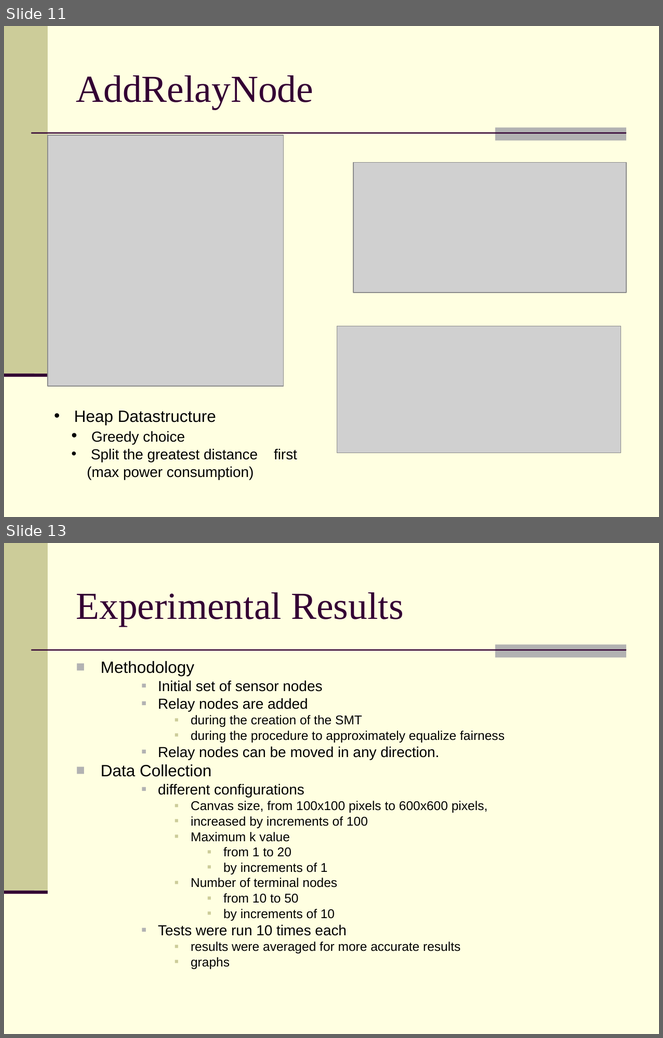
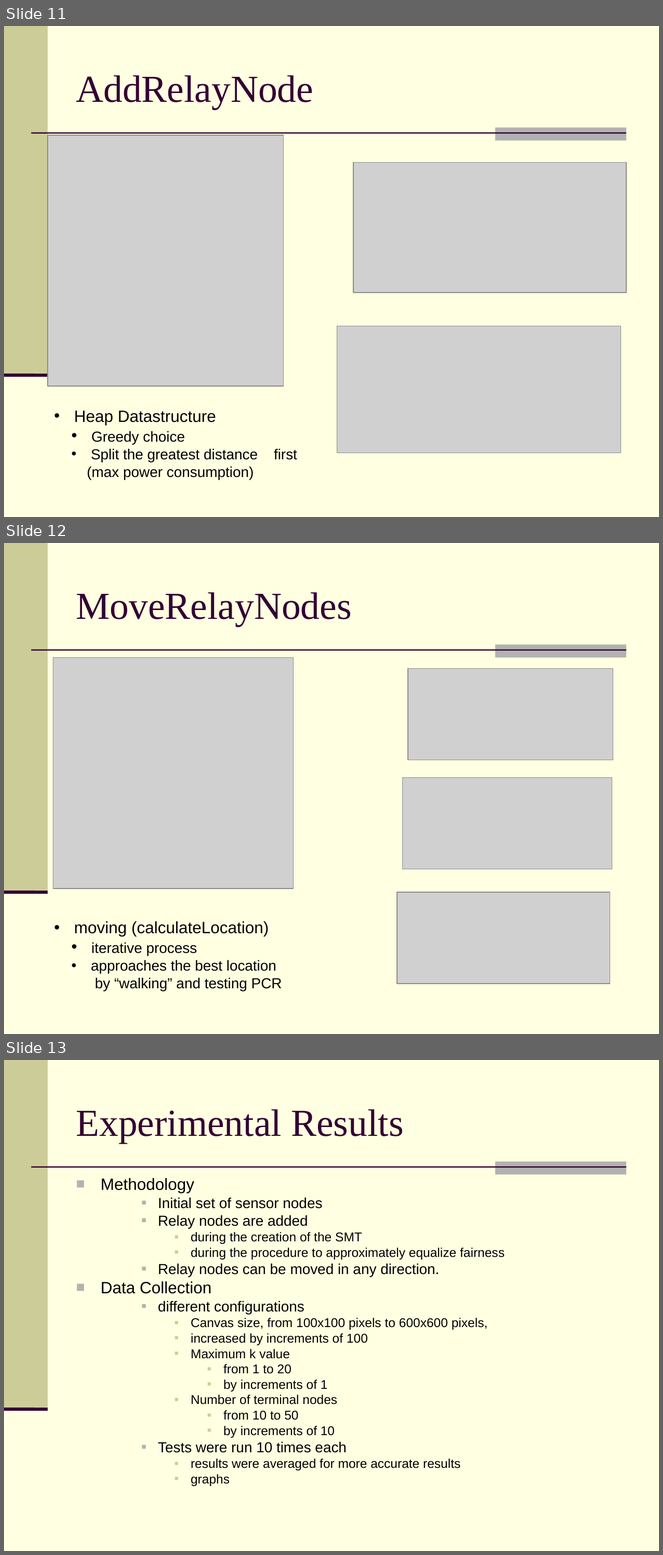
Before and after one commit to feltenberger/cmsc-641-fsmt, a slide deck: Paper/Presentation/Fair, Energy-aware Connectivity in Wireless Sensor Networks.ppt. Shown one above the other, each under a label of ours: slides 11 and 13 before the commit, slides 11, 12 and 13 after it; the slides between them are not shown. The pictures are 663x1038 and 663x1555 pixels, drawn with LibreOffice and Linux fonts; fonts in the diff are those of the drawing; grey boxes stand for pictures. Boxes give left, top, right and bottom in pixels: in the first picture for what was removed or moved away, otherwise in the second. Text is boxed around its words. In the diff, an @@ line names an element or a change of style, - is before the commit and + after.

```diff
--- a/Paper/Presentation/Fair, Energy-aware Connectivity in Wireless Sensor Networks.ppt
+++ b/Paper/Presentation/Fair, Energy-aware Connectivity in Wireless Sensor Networks.ppt
@@ slide 12 added at <box>4,543,659,1034</box>, background #FFFFE1; not listed: 4 template elements that a slide beside it also shows @@
@@ title added at <box>76,592,351,626</box>, 42 pt, text #330033 @@
+MoveRelayNodes
@@ picture added at <box>53,657,294,889</box> @@
@@ picture added at <box>408,669,613,760</box> @@
@@ picture added at <box>402,778,612,869</box> @@
@@ picture added at <box>397,892,610,984</box> @@
@@ text added at <box>74,922,282,991</box>, 16 pt, text #000000 @@
+• moving (calculateLocation)
+  • iterative process
+  • approaches the best location
+  by “walking” and testing PCR
```
Also in this commit, not shown: 1 slide changed, 1 slide removed.
